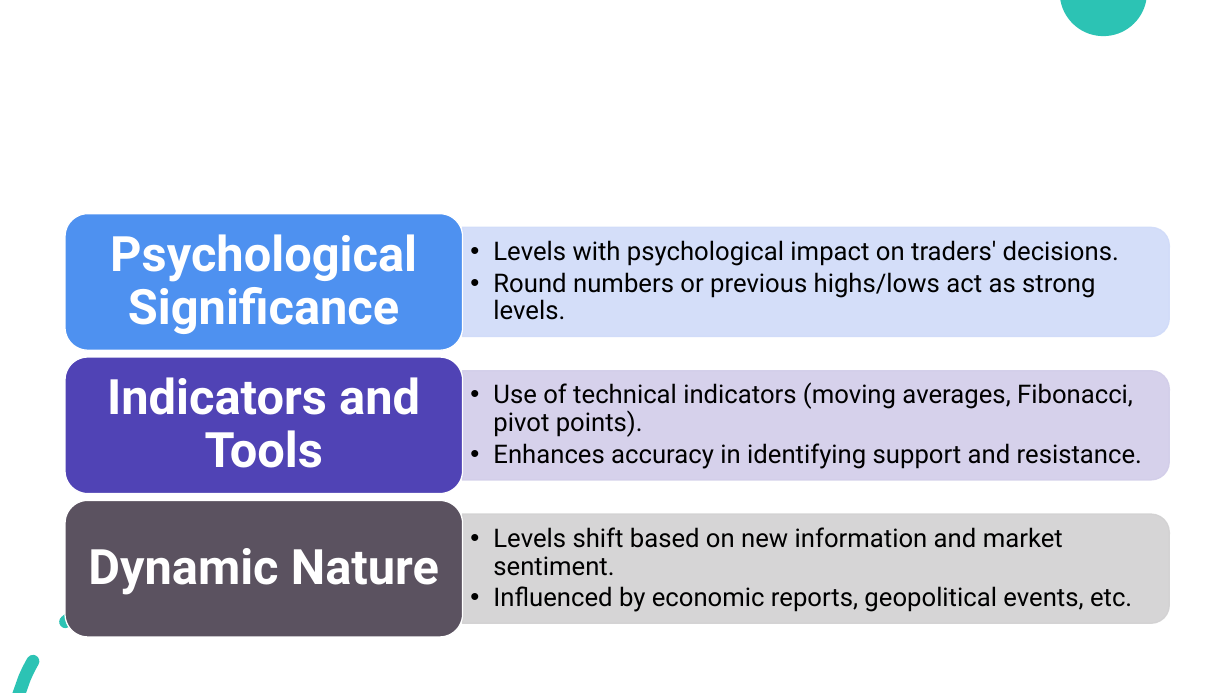
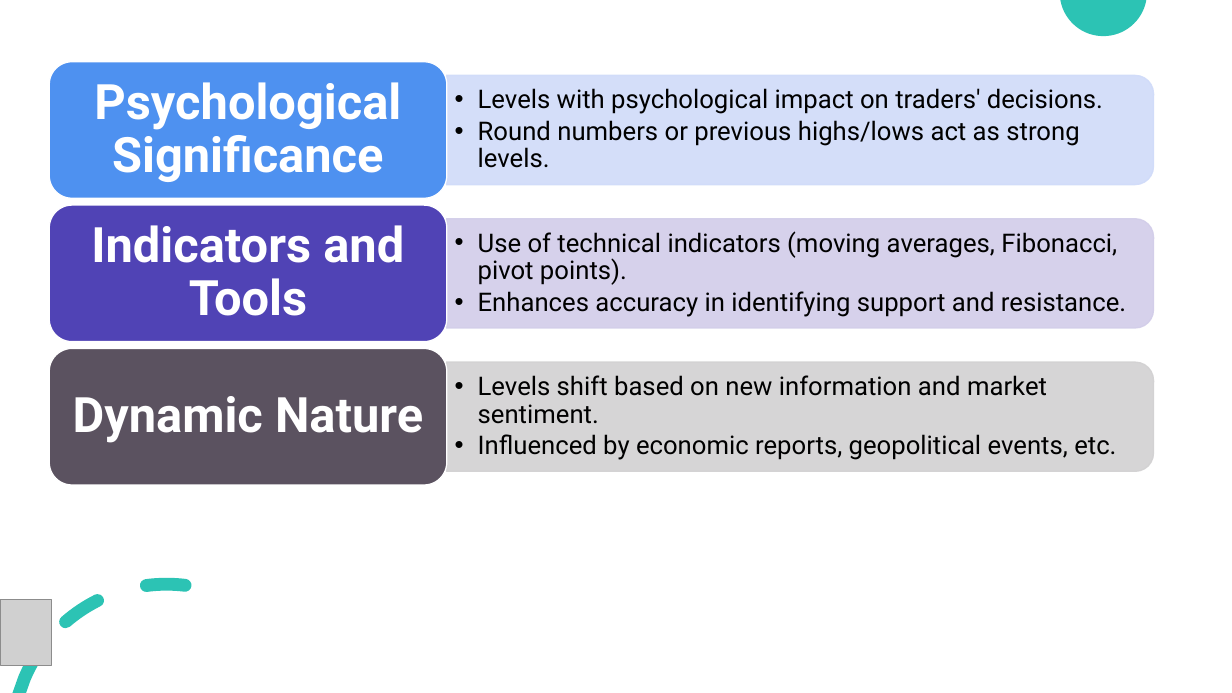
Before and after one commit to bill-leang/stock_price_visualization, a slide deck: slide 15 of slidedecks/Project3_Group1_Combined_SlideDeck.pptx. Drawn at 1232x693 pixels with LibreOffice and Linux fonts; fonts in the diff are those of the drawing; grey boxes stand for pictures. Boxes give left, top, right and bottom in pixels: in the first picture for what was removed or moved away, otherwise in the second. Text is boxed around its words. In the diff, an @@ line names an element or a change of style, - is before the commit and + after.

```diff
--- a/slidedecks/Project3_Group1_Combined_SlideDeck.pptx
+++ b/slidedecks/Project3_Group1_Combined_SlideDeck.pptx
@@ title added at (x1=148, y1=53, x2=857, y2=107), 40 pt, text #FFFFFF @@
+Significance in Technical Analysis
@@ rounded rectangle added at (x1=49, y1=62, x2=446, y2=199), fill #4E91F0, outline #FFFFFF 1 pt @@
@@ text "Levels with psychological impact on ..." moved from (x1=493, y1=240, x2=1119, y2=320) to (x1=478, y1=88, x2=1103, y2=168) @@
@@ round same rect added at (x1=447, y1=75, x2=1154, y2=184), fill #D0DCF9 at 90% opacity, outline #D0DCF9 1 pt @@
@@ rounded rectangle at (x1=49, y1=205, x2=446, y2=342): fill #4E91F0 to #5043B5 @@
@@ 2 rounded rectangles, 2 round same rects moved together from (x1=65, y1=213, x2=1170, y2=494) to (x1=49, y1=205, x2=1154, y2=485) @@
@@ round same rect at (x1=447, y1=219, x2=1154, y2=328): fill #D0DCF9 at 90% opacity to #D2CDE9 at 90% opacity; outline #D0DCF9 1 pt to #D2CDE9 1 pt @@
@@ rounded rectangle at (x1=49, y1=348, x2=446, y2=485): fill #5043B5 to #5B5260 @@
@@ 5 texts moved together from (x1=88, y1=234, x2=1142, y2=612) to (x1=73, y1=82, x2=1126, y2=460) @@
@@ round same rect at (x1=447, y1=363, x2=1154, y2=472): fill #D2CDE9 at 90% opacity to #D2D1D2 at 90% opacity; outline #D2CDE9 1 pt to #D2D1D2 1 pt @@
@@ rounded rectangle removed at (x1=65, y1=501, x2=462, y2=638) @@
@@ round same rect removed at (x1=463, y1=514, x2=1170, y2=623) @@
@@ picture added at (x1=0, y1=599, x2=52, y2=665) @@
```
Also in this commit, not shown: 13 other slides changed.
